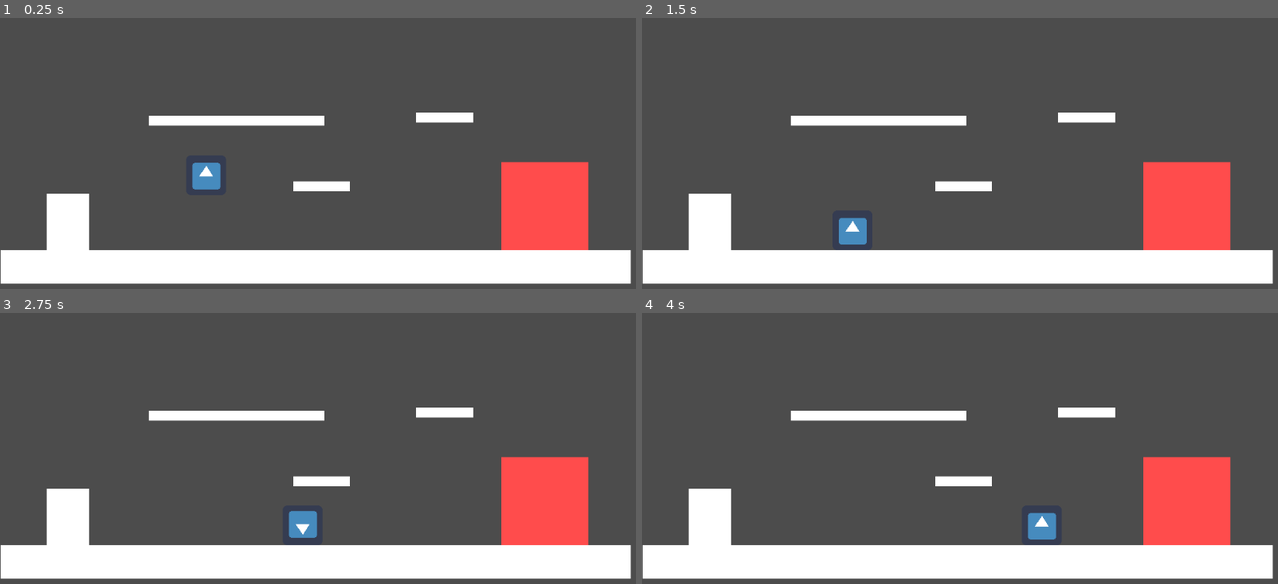
Above: before the commit, frames 1-4 (two rows, left to right).
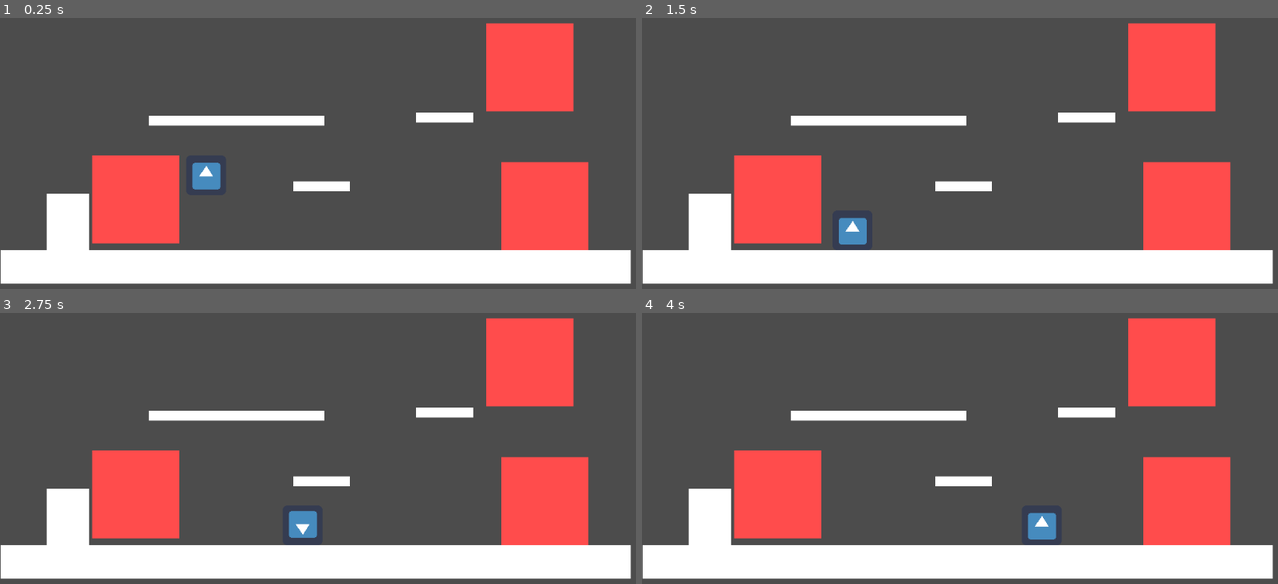
Above: after the commit, the same moments.

Repository: TapioVV/PlatformeriYkosille
Game: Godot game, scene res://Scenes/Game.tscn
The game is run twice, just before and just after one commit, with the same random seed, the same clock (stepped at 60 frames per second) and the same inputs. The project has no main scene, so this scene is started directly. The engine's default icon, where the game draws it, is replaced by a stand-in: a white triangle on a blue panel in a dark square.
Inputs:
- Up to frame 1 (0.25 s): no input
- Up to frame 2 (1.5 s): hold Right (Right) from 0.53 s (still down); tap X (Attack) at 0.6, 1.35 s; tap Space (Jump) at 0.77 s; tap Enter at 1.25 s
- Up to frame 3 (2.75 s): tap Space (Jump) at 1.52 s; release Right (Right) at 2.03 s; hold Left (Left) from 2.03 s (still down); tap X (Attack) at 2.1 s
- Up to frame 4 (4 s): tap Space (Jump) at 2.75, 3.02, 3.77 s; release Left (Left) at 2.78 s; hold Right (Right) from 2.78 s (still down); tap X (Attack) at 2.85, 3.6 s

The runs differ from the first frame. In frame 1, 9.0% of the frame differs, in the area x 14-91%, y 1-84%; in frame 2, 9.0%; in frame 3, 9.0%; in frame 4, 9.0%.

Commit message:
Attacking ready

Diff:
--- a/Scenes/Game.tscn
+++ b/Scenes/Game.tscn
@@ -73,6 +73,12 @@
 [node name="BreakableBlock" parent="." instance=ExtResource( 3 )]
 position = Vector2( 875, 404.962 )
 
+[node name="BreakableBlock3" parent="." instance=ExtResource( 3 )]
+position = Vector2( 218, 394.097 )
+
+[node name="BreakableBlock2" parent="." instance=ExtResource( 3 )]
+position = Vector2( 851, 183.715 )
+
 [node name="KinematicBody2D" parent="." instance=ExtResource( 1 )]
 position = Vector2( 331, 318.044 )
 attackTime = 0.0
--- a/Scenes/PlayerCharecter.tscn
+++ b/Scenes/PlayerCharecter.tscn
@@ -8,9 +8,9 @@
 extents = Vector2( 15, 32 )
 
 [sub_resource type="RayShape2D" id=5]
-length = 84.67
+length = 68.5
 
-[node name="KinematicBody2D" type="KinematicBody2D"]
+[node name="PlayerBody" type="KinematicBody2D"]
 position = Vector2( 6.10352e-05, 6.10352e-05 )
 script = ExtResource( 3 )
 timeToJumpPeak = 0.4
@@ -32,16 +32,18 @@
 [node name="JumpTimer" type="Timer" parent="."]
 one_shot = true
 
+[node name="AttackTimer" type="Timer" parent="."]
+one_shot = true
+
 [node name="TongueArea" type="Area2D" parent="."]
 collision_layer = 2
 collision_mask = 2
 script = ExtResource( 2 )
 
-[node name="CollisionShape2D" type="CollisionShape2D" parent="TongueArea"]
+[node name="TongueHitBox" type="CollisionShape2D" parent="TongueArea"]
 rotation = -1.5708
 shape = SubResource( 5 )
 
-[node name="AttackTimer" type="Timer" parent="TongueArea"]
-one_shot = true
-
-[connection signal="body_entered" from="TongueArea" to="TongueArea" method="_on_TongueArea_body_entered"]
+[connection signal="attacked" from="." to="TongueArea" method="_on_PlayerBody_attacked"]
+[connection signal="looked_left" from="." to="TongueArea" method="_on_PlayerBody_looked_left"]
+[connection signal="looked_right" from="." to="TongueArea" method="_on_PlayerBody_looked_right"]
--- a/Scenes/TongueArea.gd
+++ b/Scenes/TongueArea.gd
@@ -1,15 +1,29 @@
 extends Area2D
 
 var hitBodies
-onready var attackTimer = get_node("AttackTimer")
 
-func _ready():
-	pass # Replace with function body.
+var attacking: bool = false
 
+onready var tongueHitBox = get_node("TongueHitBox")
 
-func _on_TongueArea_body_entered(body):
-	if not attackTimer.is_stopped():
+func _on_PlayerBody_attacked():
+	attacking = true
+
+func _physics_process(delta):
+	if attacking == true:
 		hitBodies = get_overlapping_bodies()
 		for n in hitBodies:
 			if n.is_in_group("breakable"):
 				n.queue_free()
+			if hitBodies == null:
+				break
+			attacking = false
+
+
+
+func _on_PlayerBody_looked_left():
+	tongueHitBox.rotation_degrees = 90
+
+
+func _on_PlayerBody_looked_right():
+	tongueHitBox.rotation_degrees = -90
--- a/Scripts/Player.gd
+++ b/Scripts/Player.gd
@@ -17,7 +17,7 @@
 export(int) var jumpControlAcceleration
 
 onready var jumpTimer = get_node("JumpTimer")
-onready var attackTimer = get_node("TongueArea/AttackTimer")
+onready var attackTimer = get_node("AttackTimer")
 onready var characterSprite = get_node("CharacterSprite")
 var state
 var state_machine
@@ -29,6 +29,10 @@
 var jumpSpeed: float
 var smallJumpStart: bool = false
 var jumpPressed: bool = false
+
+signal attacked
+signal looked_left
+signal looked_right
 
 func _ready():
 	gravity = (2*jumpHeight)/pow(timeToJumpPeak,2)
@@ -47,6 +51,7 @@
 
 func attack():
 	attackTimer.start(attackTime)
+	emit_signal("attacked")
 
 
 func _physics_process(_delta):
--- a/Scripts/States/RunState.gd
+++ b/Scripts/States/RunState.gd
@@ -13,8 +13,10 @@
 		player.velocity.x = move_toward(player.velocity.x, player.inputVector*player.maxHorizontalSpeed, player.ACCELERATION*delta)
 
 	if player.inputVector == 1:
+		player.emit_signal("looked_right")
 		sprite.flip_v = false
 	if player.inputVector == -1:
+		player.emit_signal("looked_left")
 		sprite.flip_v = true
 
 	if player.velocity.x == 0:
Binary file added: Sprites/Aardvark/spritesheet_aardvark.png
Not shown, added: Sprites/Aardvark/spritesheet_aardvark.png.import
